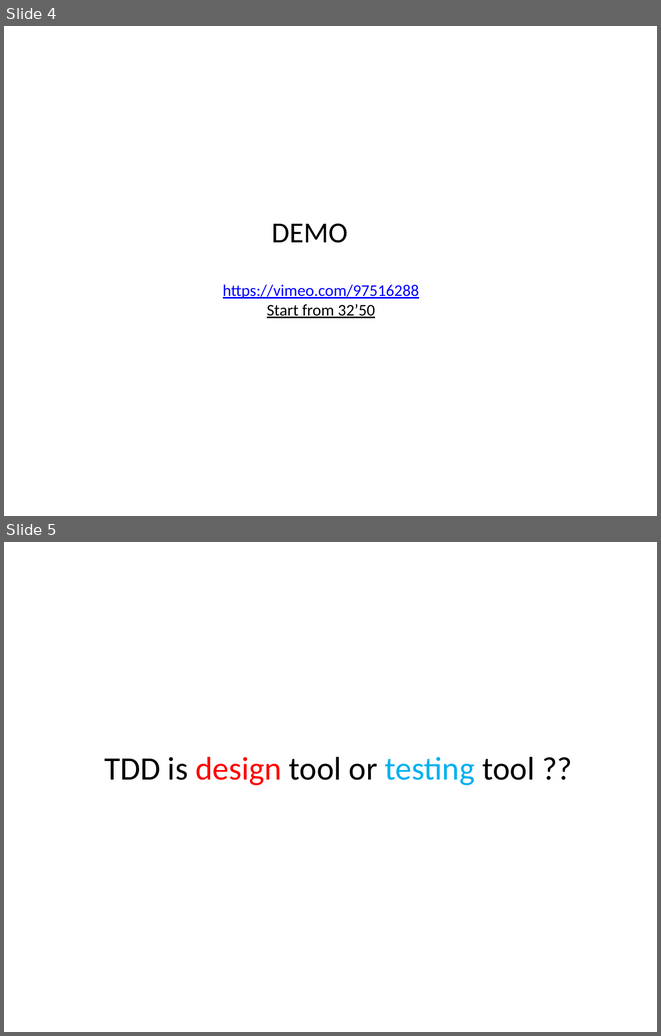
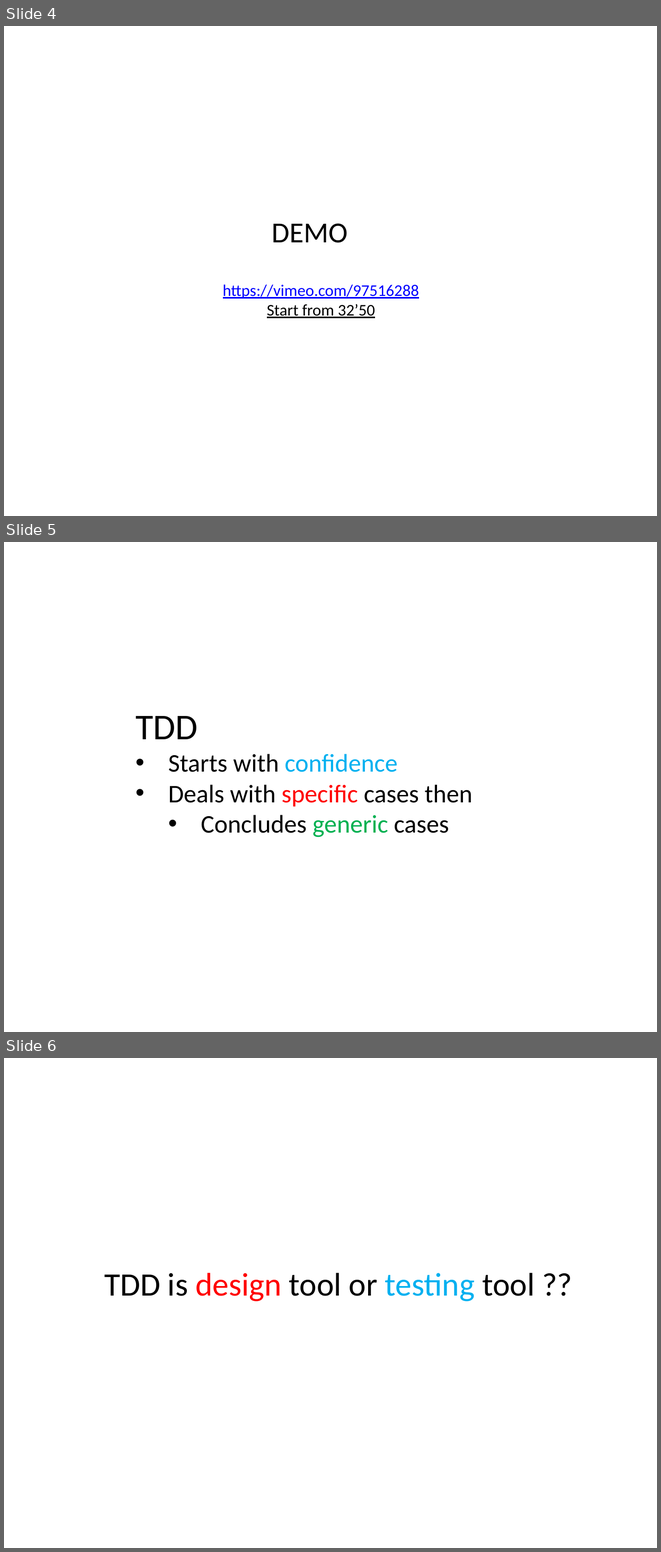
Before and after one commit to feedfood/TDD, a slide deck: Documents/TDD Hands-On 1 .pptx. Shown one above the other, each under a label of ours: slides 4 and 5 before the commit, slides 4, 5 and 6 after it. The pictures are 661x1036 and 661x1552 pixels, drawn with LibreOffice and Linux fonts; fonts in the diff are those of the drawing. Boxes give left, top, right and bottom in pixels: in the first picture for what was removed or moved away, otherwise in the second. Text is boxed around its words. In the diff, an @@ line names an element or a change of style, - is before the commit and + after.

Commit message:
update ppt

```diff
--- a/Documents/TDD Hands-On 1 .pptx
+++ b/Documents/TDD Hands-On 1 .pptx
@@ slide 5 added at bbox=[4, 542, 657, 1032], background #FFFFFF @@
@@ text added at bbox=[135, 716, 473, 837], 28 pt, text #000000 @@
+TDD
+• Starts with confidence
+• Deals with specific cases then
+  • Concludes generic cases
@@ what was slide 5 is now slide 6 @@
```
